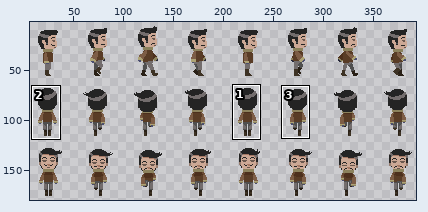
A sprite sheet gets an edit: assets/explorer_walk.png. The picture above shows the old version from afar; the outline marks the close-up.
Close-up. Before the commit:
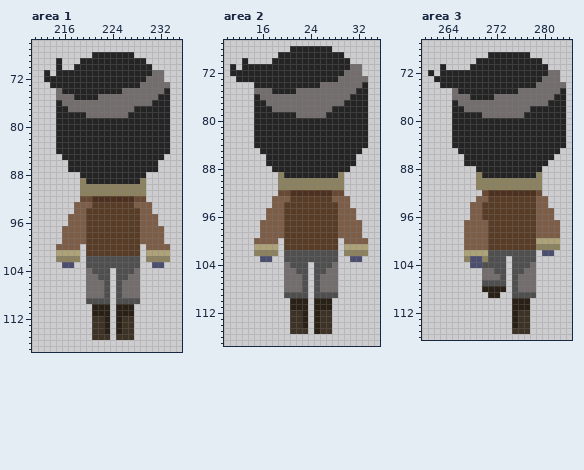
The file is 400x180 pixels. Colours within 5 levels of each other are drawn and written as one. Shown: area 1: x 211..235, y 66..117; area 2: x 10..35, y 67..117; area 3: x 260..284, y 67..116. The wide view leaves out empty margins. The commit also changed other parts of the picture, which this record leaves out.
After the commit:
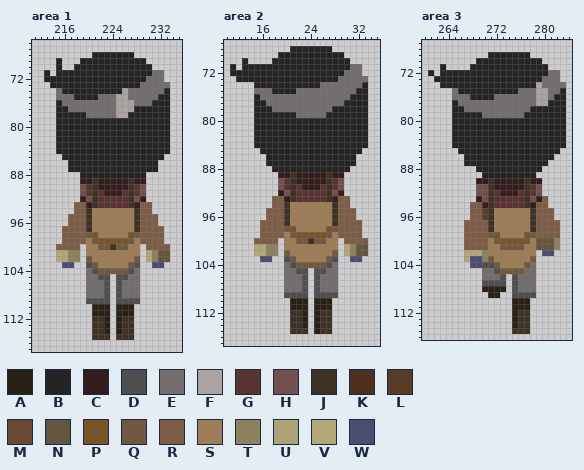
Palette (. is transparent): A #292016  B #242424  C #331d1d  D #4f4f4f  E #736d6d  F #aba2a2  G #593232  H #734f4f  J #3d3224  K #4d301d  L #593c26  M #694932  N #63563e  P #78542b  Q #70593f  R #7d5d46  S #9e7d57  T #8c825d  U #ada376  V #b3a778  W #4b4e70
Edits made:
Changed rows in their new state; - is an unchanged pixel.
Area 1:
first column x 225:
 74 -F-
 75 FF-
 76 FFF
 77 FFF
 78 FF-
first column x 215:
 89 ----CCJCCCCCJCC----
 90 ----HGJCCCCCJGH----
 91 ----HGJGCCCGJGH----
 92 ----CHJGGGGGJHC----
 93 -----CJGGGGGJC-----
 94 -----JSSSSSSSJ-----
 95 -----JSSSSSSSJ-----
 96 -----JSSSSSSSJ-----
 97 -----JSSSSSSSJ-----
 98 -----QPSSSSSPQ-----
 99 -----SQPPPPPQS-----
100 -----SSQQJQQSS-----
101 VVTT-SSSSSSSSS-VTNN
102 VV---QSSSSSSSQ-V-NN
103 ------QSSSSSQ------
104 -------QQQQQ-------
Area 2:
first column x 15:
 89 ----CCJCCCCCJCC----
 90 ----HGJCCCCCJGH----
 91 ----HGJGCCCGJGH----
 92 ----CHJGGGGGJHC----
 93 -----CJGGGGGJC-----
 94 -----JSSSSSSSJ-----
 95 -----JSSSSSSSJ-----
 96 -----JSSSSSSSJ-----
 97 -----JSSSSSSSJ-----
 98 -----QPSSSSSPQ-----
 99 -----SQPPPPPQS-----
100 -----SSQQJQQSS-----
101 VVTT-SSSSSSSSS-VTNN
102 VV---QSSSSSSSQ-V-NN
103 ------QSSSSSQ------
104 -------QQQQQ-------
Area 3:
first column x 279:
 74 F-
 75 FF
 76 FF
 77 FF
first column x 267:
 89 --.---------.---
 90 --CCJCCCCCJCC---
 91 --HHJCCCCCJGH---
 92 --HHJGCCCGJGH---
 93 --CHJGGGGGJHC---
 94 ---CJGGGGGJC----
 95 ----JSSSSSSJ----
 96 ----JSSSSSSJ----
 97 ----JSSSSSSJ----
 98 ----JSSSSSSJ----
 99 ----QPSSSSPQ----
100 ----SQPPPPQSNNNT
101 ----SSQQQQSSNNN-
102 VVVTSSSSSSSS----
103 V---QSSSSSSQ----
104 -----QSSSSQ-----
105 ------QQQQ------
